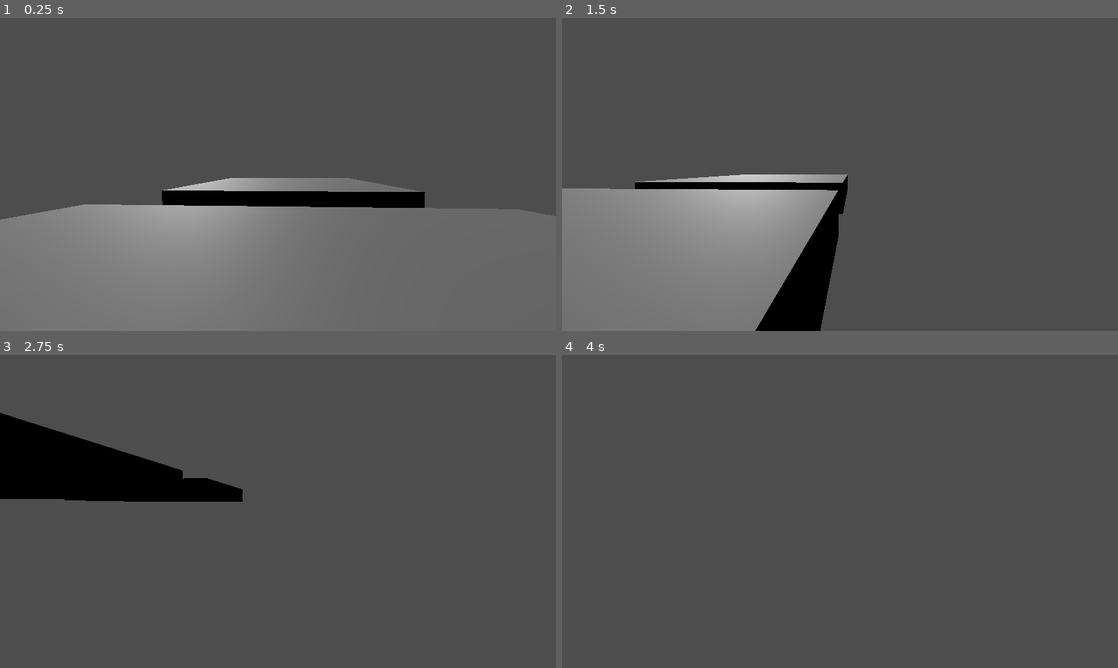
Above: before the commit, frames 1-4 (two rows, left to right).
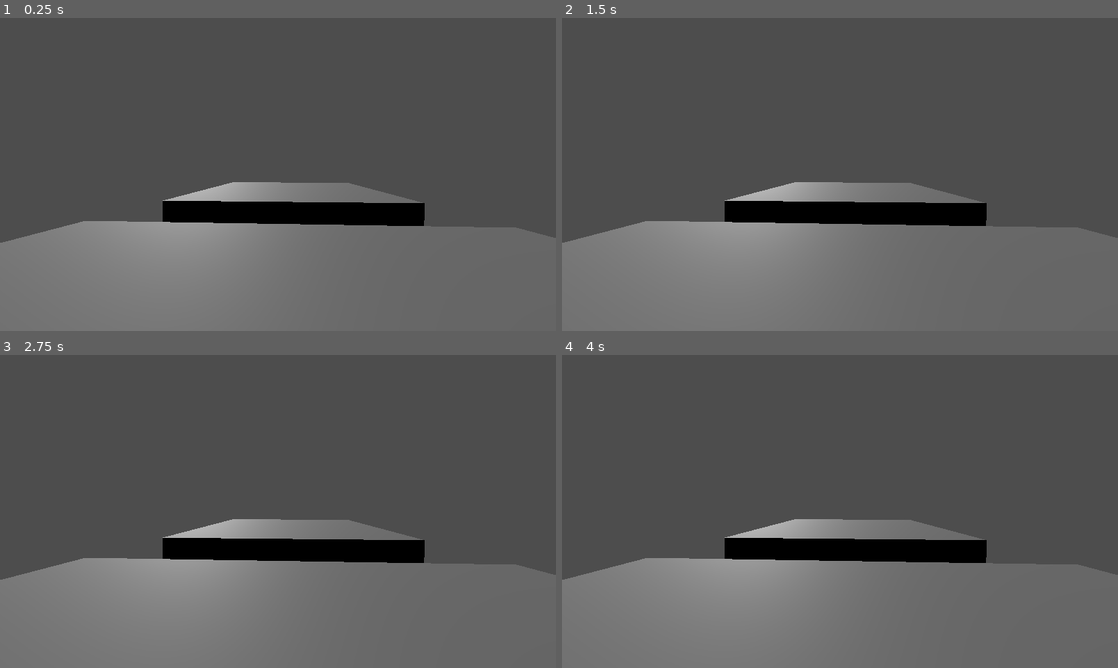
Above: after the commit, the same moments.

Repository: OliverLazar/game-of-life
Game: Godot game, scene res://Scenes/movement_test.tscn
Same seed, same stepped clock (60 frames per second), same inputs: the game is played once before the commit and once after it.
Inputs:
- Up to frame 1 (0.25 s): no input
- Up to frame 2 (1.5 s): tap Enter (ui_accept) at 0.5, 0.77 s; hold Right (ui_right) 0.53-1.28 s; hold Down (ui_down) from 1.28 s (still down)
- Up to frame 3 (2.75 s): tap Enter (ui_accept) at 1.52 s; release Down (ui_down) at 2.03 s; hold Right (ui_right) from 2.03 s (still down)
- Up to frame 4 (4 s): release Right (ui_right) at 2.78 s; hold Up (ui_up) 2.78-3.53 s; tap Enter (ui_accept) at 3.02, 3.77 s; hold Left (ui_left) from 3.53 s (still down)

The runs differ from the first frame. In frame 1, 8.1% of the frame differs, in the area x 0-100%, y 51-72%; in frame 2, 29%; in frame 3, 45%, in the area x 0-100%, y 18-100%; in frame 4, 38%.

Commit message:
Reorgonized
put scripts into folders

Diff:
--- a/Scenes/Main Menu.tscn
+++ b/Scenes/Main Menu.tscn
@@ -1,7 +1,7 @@
 [gd_scene load_steps=4 format=3 uid="uid://dyete4nq1v8x3"]
 
-[ext_resource type="Script" path="res://Scenes/autosize.gd" id="1_x0gjt"]
-[ext_resource type="Script" path="res://Scenes/playButton.gd" id="2_o2qaw"]
+[ext_resource type="Script" path="res://Scripts/Main Menu/autosize.gd" id="1_sd8u5"]
+[ext_resource type="Script" path="res://Scripts/Main Menu/playButton.gd" id="2_o2qaw"]
 
 [sub_resource type="LabelSettings" id="LabelSettings_355rv"]
 font_size = 100
@@ -30,7 +30,7 @@
 text = "The Game of Life"
 label_settings = SubResource("LabelSettings_355rv")
 horizontal_alignment = 1
-script = ExtResource("1_x0gjt")
+script = ExtResource("1_sd8u5")
 
 [node name="Button" type="Button" parent="Control"]
 layout_mode = 2
--- a/Scenes/ball_boink_for_reference.tscn
+++ b/Scenes/ball_boink_for_reference.tscn
@@ -1,6 +1,6 @@
 [gd_scene load_steps=6 format=3 uid="uid://e2scyq3pobbu"]
 
-[ext_resource type="Script" path="res://Scripts/box_movement.gd" id="1_gijdd"]
+[ext_resource type="Script" path="res://Scripts/ball boink/box_shake.gd" id="1_gijdd"]
 
 [sub_resource type="StandardMaterial3D" id="StandardMaterial3D_cbbib"]
 vertex_color_use_as_albedo = true
--- a/Scenes/movement_test.tscn
+++ b/Scenes/movement_test.tscn
@@ -1,6 +1,6 @@
 [gd_scene load_steps=4 format=3 uid="uid://bt66pve6kwlvi"]
 
-[ext_resource type="Script" path="res://Scenes/movement.gd" id="1_4lheq"]
+[ext_resource type="Script" path="res://Scripts/movement.gd" id="1_4lheq"]
 
 [sub_resource type="SphereShape3D" id="SphereShape3D_t4w6x"]
 
Renamed: Scenes/autosize.gd -> Scripts/Main Menu/autosize.gd
Renamed: Scenes/playButton.gd -> Scripts/Main Menu/playButton.gd
Renamed: Scripts/box_movement.gd -> Scripts/ball boink/box_shake.gd
Renamed: Scenes/movement.gd -> Scripts/movement_test/movement.gd
